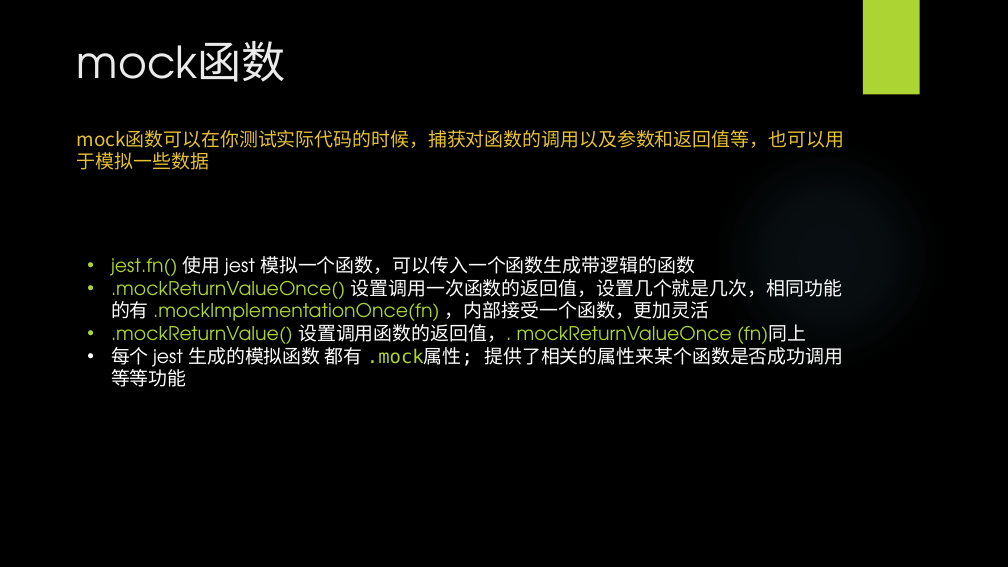
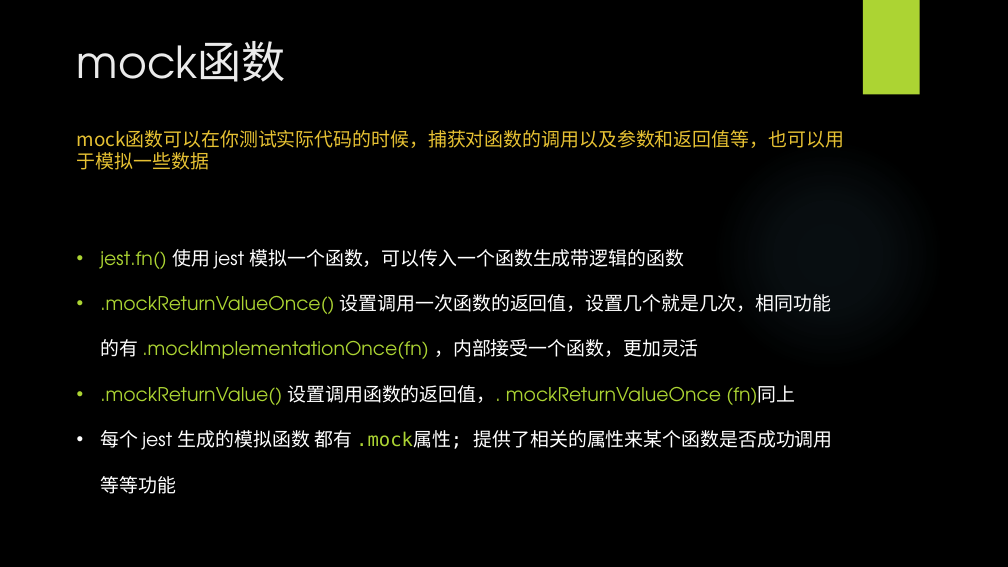
Before and after one commit to WangEbo/auto-test, a slide deck: slide 13 of 王博书的分享/自动化测试.pptx. Drawn at 1008x567 pixels with LibreOffice and Linux fonts; fonts in the diff are those of the drawing; background and template pictures are left out. Boxes give left, top, right and bottom in pixels: in the first picture for what was removed or moved away, otherwise in the second. Text is boxed around its words. In the diff, an @@ line names an element or a change of style, - is before the commit and + after.

```diff
--- a/王博书的分享/自动化测试.pptx
+++ b/王博书的分享/自动化测试.pptx
@@ text "jest.fn() 使用 jest 模拟一个函数，可以传入一个函数生成带逻辑的函数": place and size @@
-text "jest.fn() 使用 jest 模拟一个函数，可以传入一个函数生成带逻辑的函数" at box(111, 256, 843, 387)
+text "jest.fn() 使用 jest 模拟一个函数，可以传入一个函数生成带逻辑的函数" at box(100, 249, 833, 494)
@@ text "jest.fn() 使用 jest 模拟一个函数，可以传入一个函数生成带逻辑的函数" at box(100, 249, 833, 494): line spacing 1 to 2 @@
```
Also in this commit, not shown: 1 other slide changed, 1 slide added, 12 other files.
